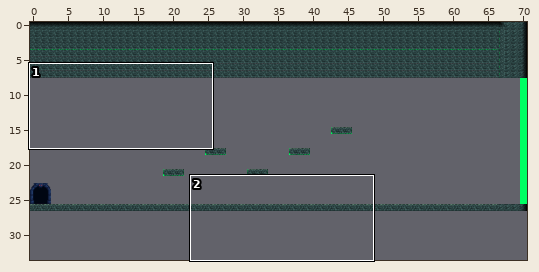
Tiled map (JSON), stored at source/src/assets/map/boss.json. Above: a wide view before the commit, with the close-up outlined.
Close-up. Before the commit:
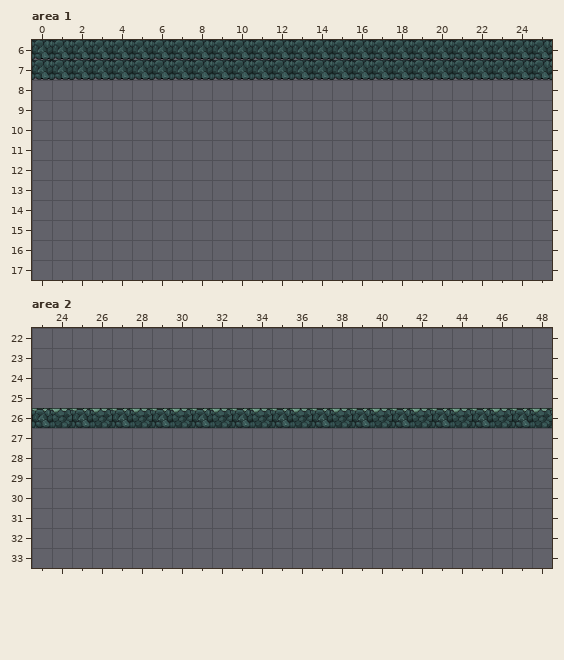
Cells are 32x32 px. Shown: area 1 x 0..25, y 6..17; area 2 x 23..48, y 22..33. The commit also changed other parts of the map, which this record leaves out.
New version:
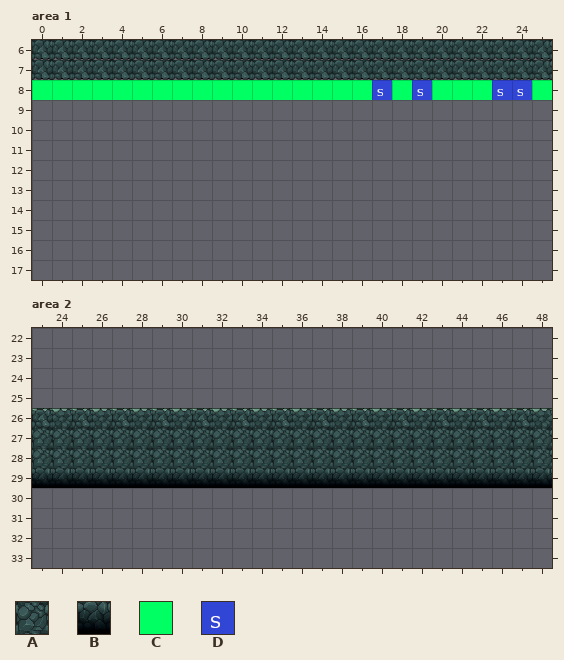
Key: from "boss": A 38, B 159, C 253, D 255.
_ is an empty cell, . an unchanged one.
Objects are placed by their top-left corner, in cells (3,4 is the top-left corner of cell 3,4); size is 1x1 cell unless given.
Change:
--- layer "collision", area 1
@@ x 0..25 @@
- 8 __________________________
+ 8 CCCCCCCCCCCCCCCCCCCCCCCCCC
--- layer "gameObject" (now shown), area 1
+D at 19,8
+D at 23,8
+D at 24,8
+D at 17,8
--- layer "collision", area 2
@@ x 23..48 @@
-27 __________________________
-28 __________________________
-29 __________________________
+27 AAAAAAAAAAAAAAAAAAAAAAAAAA
+28 AAAAAAAAAAAAAAAAAAAAAAAAAA
+29 BBBBBBBBBBBBBBBBBBBBBBBBBB
